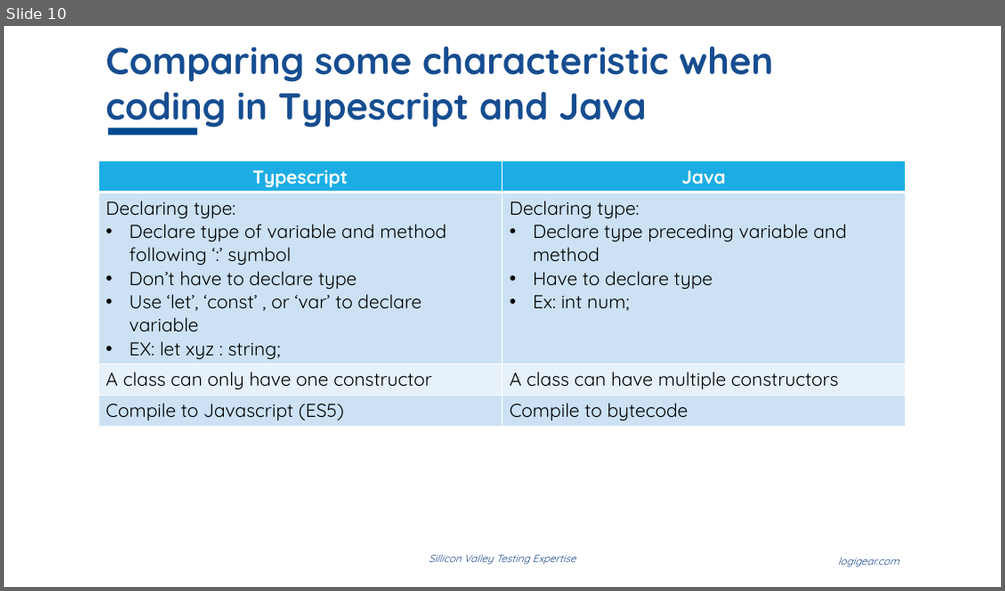
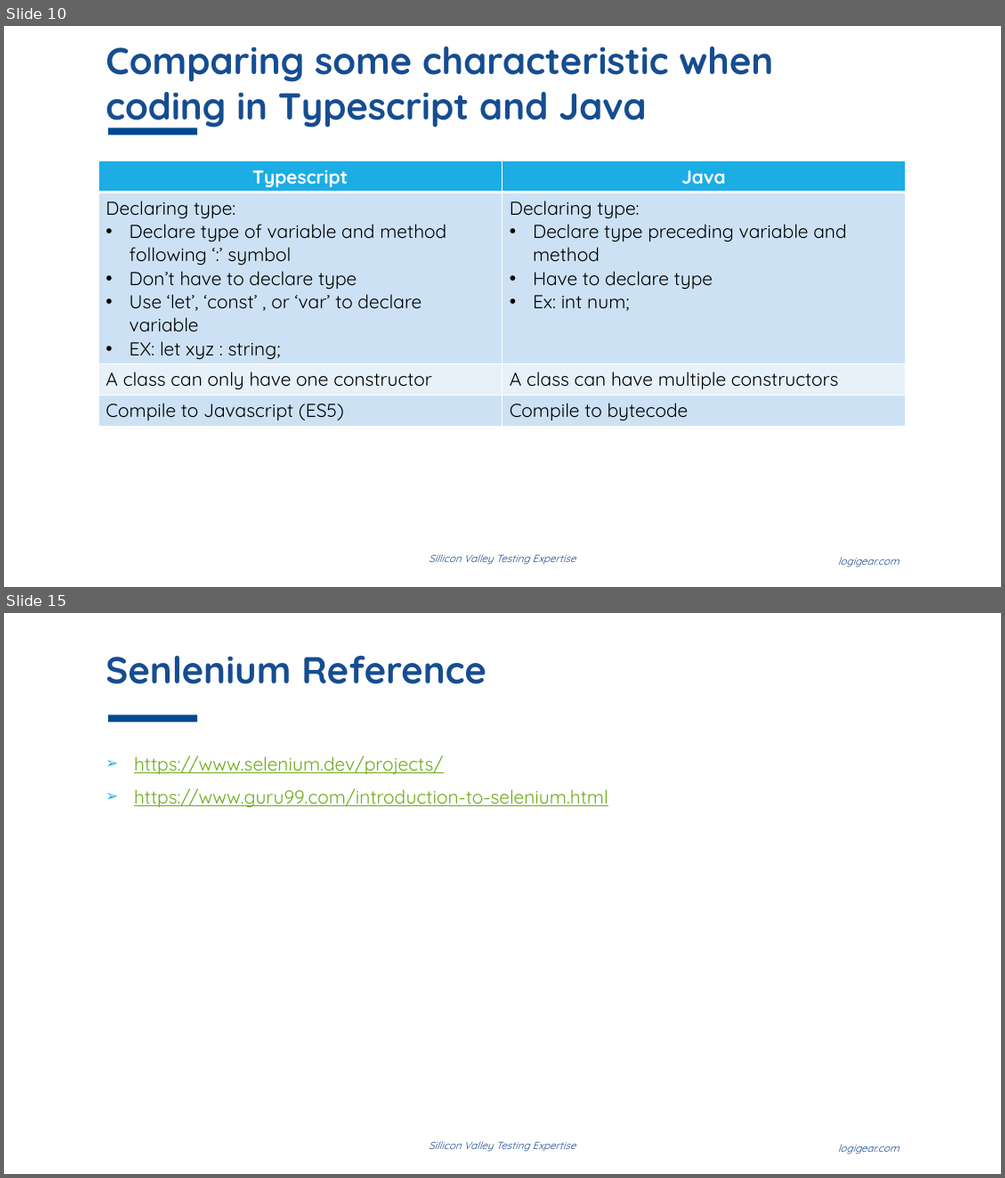
Before and after one commit to thewalldao/ICT_PROTRACTOR, a slide deck: Document/Study_document/inContact.pptx. Shown one above the other, each under a label of ours: slide 10 before the commit, slides 10 and 15 after it; the slides between them are not shown. The pictures are 1005x591 and 1005x1178 pixels, drawn with LibreOffice and Linux fonts; fonts in the diff are those of the drawing; background and template pictures are left out. Boxes give left, top, right and bottom in pixels: in the first picture for what was removed or moved away, otherwise in the second. Text is boxed around its words. In the diff, an @@ line names an element or a change of style, - is before the commit and + after.

```diff
--- a/Document/Study_document/inContact.pptx
+++ b/Document/Study_document/inContact.pptx
@@ slide 15 added at [4, 613, 1001, 1174], background #FFFFFF; not listed: 3 template elements that a slide beside it also shows @@
@@ title added at [105, 656, 486, 684], 36 pt, text #164D90, bold @@
+Senlenium Reference
@@ text added at [134, 755, 608, 807], 18 pt, text #6EAC1C, underline @@
+➢ https://www.selenium.dev/projects/
+➢ https://www.guru99.com/introduction-to-selenium.html
```
Also in this commit, not shown: 3 slides changed, 5 other slides added, 1 other file.
